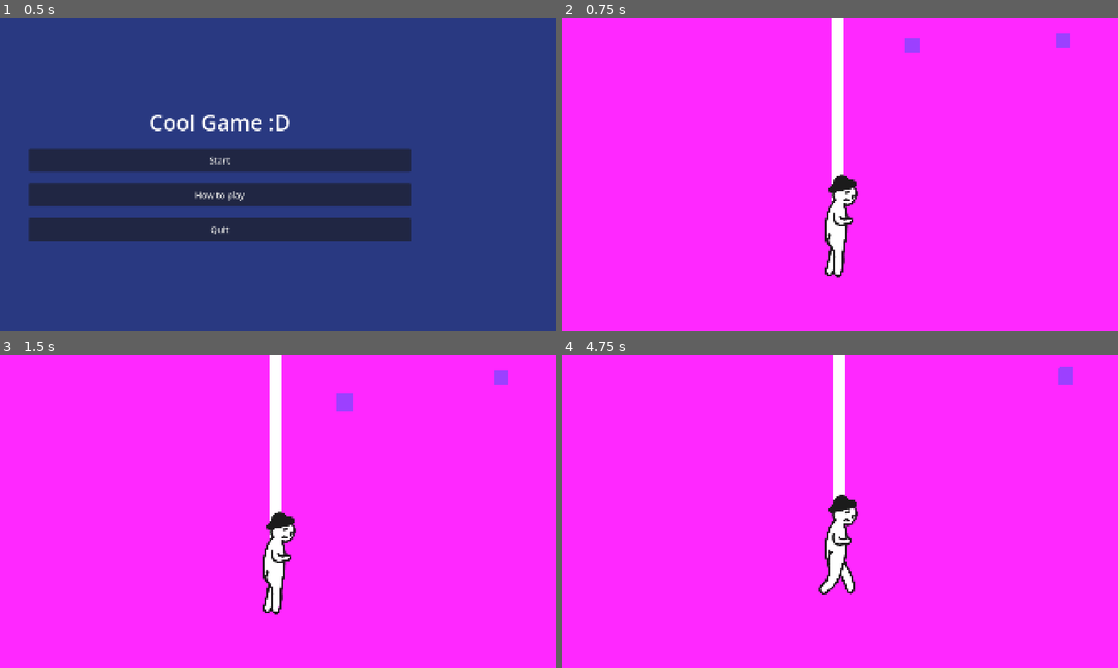
Above: before the commit, frames 1-4 (two rows, left to right).
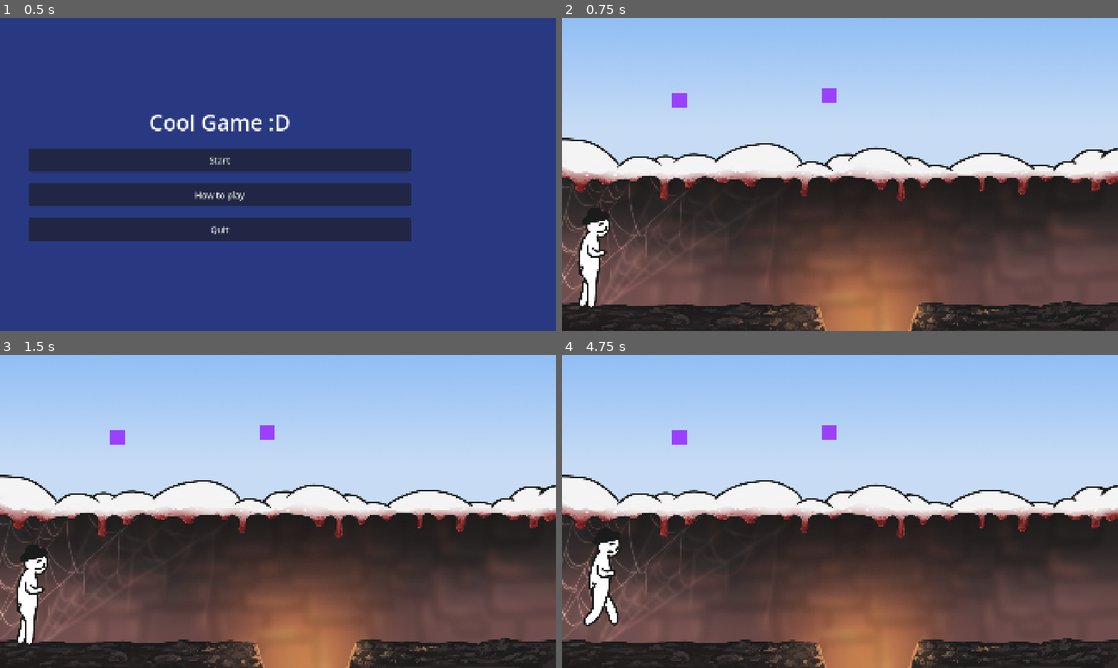
Above: after the commit, the same moments.

Repository: myryk31415/bimm-game-jam
Game: Godot game, scene res://scenes/main_menu.tscn
The game is run twice, just before and just after one commit, with the same random seed, the same clock (stepped at 60 frames per second) and the same inputs.
Inputs (mouse positions are in pixels of both pictures, inside the frame that each line leads up to):
- Up to frame 1 (0.5 s): no input
- Up to frame 2 (0.75 s): click "Start" at 0.5 s
- Up to frame 3 (1.5 s): tap Enter (ui_accept) at 1.25 s; drag from (350, 383) to (333, 442) at 1.27 s
- Up to frame 4 (4.75 s): tap Enter (ui_accept) at 2, 2.75, 4.25 s; drag from (1062, 376) to (812, 574) at 2.02 s; move the mouse to (895, 442) at 2.77 s; hold Left (left) 2.78-3.5 s; tap C (flip) at 2.85, 4.35 s; drag from (812, 574) to (673, 464) at 3.52 s; move the mouse to (1006, 558) at 4.27 s; hold Right (right) from 4.28 s (still down); tap Space (jump) at 4.52 s

Frame 1 is identical in both runs. In frame 2, 100% of the frame differs, in the area x 0-100%, y 0-100%; in frame 3, 100%; in frame 4, 100%.

Commit message:
add background
Signed-off-by: Paul Adam <adamp@posteo.de>

Diff:
--- a/scenes/level_1.tscn
+++ b/scenes/level_1.tscn
@@ -2,6 +2,7 @@
 
 [ext_resource type="Script" uid="uid://buqjxyql2q01y" path="res://scripts/level_1.gd" id="1_rus8k"]
 [ext_resource type="PackedScene" uid="uid://bkips5lvc732j" path="res://scenes/level_boundaries.tscn" id="2_bswci"]
+[ext_resource type="Texture2D" uid="uid://bbbpj7xe0huv3" path="res://assets/Background.png" id="2_pa8r4"]
 [ext_resource type="PackedScene" uid="uid://r0caupxdyhlg" path="res://scenes/player.tscn" id="2_rus8k"]
 [ext_resource type="AudioStream" uid="uid://cjpsqn7ew8jcj" path="res://Sounds/ambience_cave.wav" id="4_5xbjy"]
 [ext_resource type="PackedScene" uid="uid://esn233gqaui" path="res://scenes/hell.tscn" id="5_fcfvj"]
@@ -12,6 +13,7 @@
 
 [node name="Background" type="CanvasLayer" parent="." unique_id=1147377621]
 layer = -1
+visible = false
 
 [node name="ColorRect" type="ColorRect" parent="Background" unique_id=164672432]
 anchors_preset = 15
@@ -21,26 +23,25 @@
 grow_vertical = 2
 color = Color(1, 0.15686275, 1, 1)
 
-[node name="ColorRect" type="ColorRect" parent="." unique_id=662733887]
-offset_left = 124.0
-offset_top = 109.0
-offset_right = 164.0
-offset_bottom = 830.0
+[node name="Sprite2D" type="Sprite2D" parent="." unique_id=1179163203]
+position = Vector2(959.2, 539)
+texture = ExtResource("2_pa8r4")
 
 [node name="Level Boundaries" parent="." unique_id=1215968374 instance=ExtResource("2_bswci")]
+position = Vector2(0, -80)
 start = -50
-end = 1000
+end = 1920
 
 [node name="AudioStreamPlayer2D" type="AudioStreamPlayer2D" parent="." unique_id=2008284450]
 stream = ExtResource("4_5xbjy")
 autoplay = true
 
 [node name="Hell" parent="." unique_id=2072923146 instance=ExtResource("5_fcfvj")]
-position = Vector2(1491.0001, 844)
-scale = Vector2(30, 5)
+position = Vector2(1491, 813.775)
+scale = Vector2(30, 5.32)
 
 [node name="Player" parent="." unique_id=1278691344 instance=ExtResource("2_rus8k")]
-position = Vector2(154, 902)
+position = Vector2(108, 820)
 
 [node name="Movable 1" parent="." unique_id=1422847293 instance=ExtResource("6_pa8r4")]
 position = Vector2(404, 283)
--- a/scenes/player.tscn
+++ b/scenes/player.tscn
@@ -164,10 +164,6 @@
 rotation = 6.2831855
 shape = SubResource("RectangleShape2D_g2els")
 
-[node name="Camera2D" type="Camera2D" parent="." unique_id=1272232748]
-limit_top = 730
-limit_bottom = 730
-
 [node name="AnimatedSprite2D" type="AnimatedSprite2D" parent="." unique_id=550679368]
 unique_name_in_owner = true
 sprite_frames = SubResource("SpriteFrames_ur7pv")
Binary file added: assets/Background.png
Not shown, added: assets/Background.png.import
